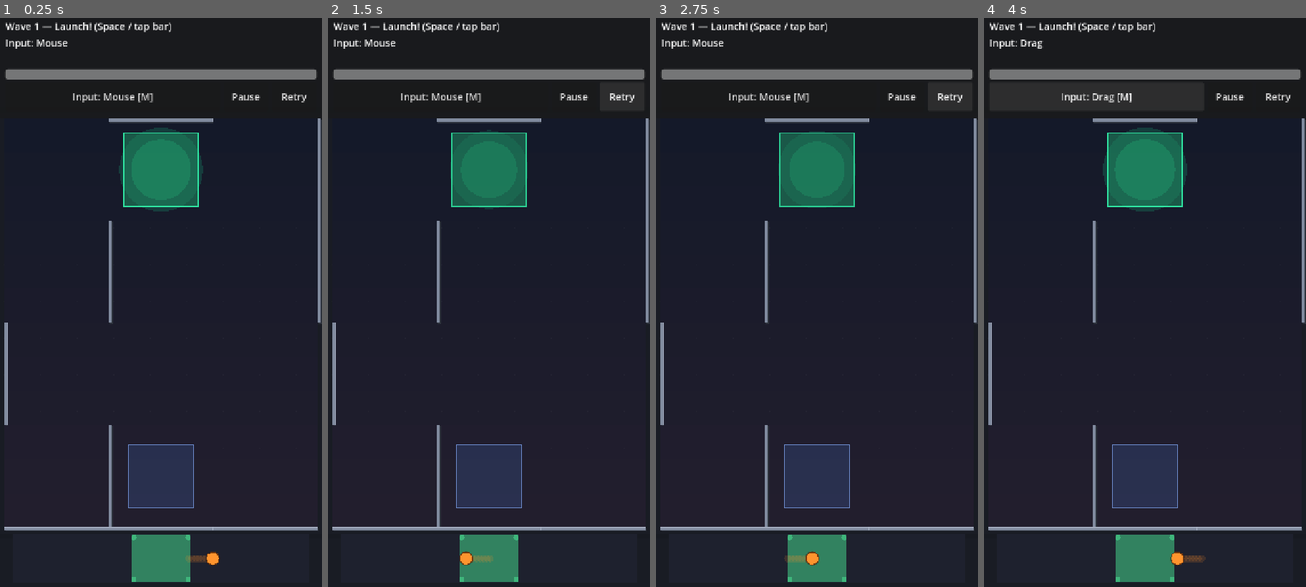
Above: before the commit, frames 1-4 (left to right).
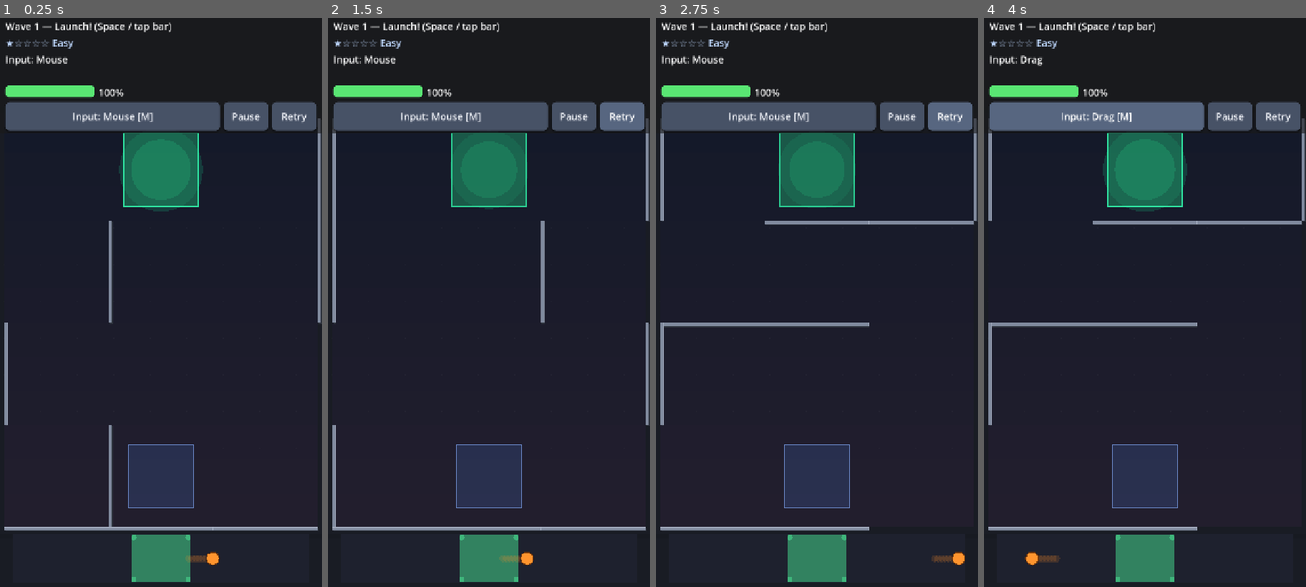
Above: after the commit, the same moments.

Repository: mhaiprojects/Spinning-Top-Maze
Game: Godot game, scene res://scenes/main.tscn
Two runs of this game, one before a commit and one after it. Both use one fixed random seed, a clock stepped at 60 frames per second and the inputs below.
Inputs:
- Up to frame 1 (0.25 s): no input
- Up to frame 2 (1.5 s): click "Retry" at 0.5 s; click "Retry" at 1.25 s
- Up to frame 3 (2.75 s): click "Retry" at 2 s
- Up to frame 4 (4 s): click "Input: Mouse [M]" at 2.75 s; click "Input: Keyboard [M]" at 3.5 s

The runs differ from the first frame. In frame 1, 7.8% of the frame differs, in the area x 1-100%, y 3-21%; in frame 2, 9.9%, in the area x 1-100%, y 3-97%; in frame 3, 9.9%; in frame 4, 9.9%.

Commit message:
2026-11-18 22:29 AEDT: fix next-wave overlay actions and HUD
Save overlay mode before hiding the panel so Next Wave and Retry actually call
main.advance_wave and request_retry_same_wave. Add difficulty stars, styled
HUD/overlay chrome, power bar lerp, and confetti on wave clear.

Co-authored-by: Cursor <cursoragent@cursor.com>

Diff:
--- a/scripts/game_ui.gd
+++ b/scripts/game_ui.gd
@@ -3,13 +3,16 @@
 
 const BTN_H := 64.0
 const FONT_SZ := 22
+const VT := preload("res://scripts/visual_theme.gd")
 
 var _vp_size := Vector2(720, 1280)
 var _play_rect := Rect2()
 var _hud_band: PanelContainer
 var _hud_height := 228.0
 var _power_bar: ProgressBar
+var _lbl_power: Label
 var _lbl_wave: Label
+var _lbl_diff: Label
 var _lbl_tilt: Label
 var _lbl_msg: Label
 var _btn_cal: Button
@@ -17,9 +20,13 @@
 var _btn_pause: Button
 var _btn_retry: Button
 var _overlay: Control
+var _overlay_card: PanelContainer
 var _overlay_lbl: Label
 var _overlay_btn: Button
 var _overlay_mode := ""
+var _power_display := 100.0
+var _overlay_action_armed := true
+var _confetti: CPUParticles2D
 
 
 func _ready() -> void:
@@ -48,6 +55,12 @@
 	return _overlay.visible
 
 
+func overlay_button_rect() -> Rect2:
+	if _overlay_btn == null:
+		return Rect2()
+	return _overlay_btn.get_global_rect()
+
+
 func hud_screen_rect() -> Rect2:
 	if _hud_band == null:
 		return Rect2()
@@ -56,8 +69,22 @@
 
 func consumes_steering_at(screen_pos: Vector2) -> bool:
 	if _overlay.visible:
-		return true
+		return _overlay_btn.get_global_rect().has_point(screen_pos) or _overlay_card.get_global_rect().has_point(screen_pos)
 	return hud_screen_rect().has_point(screen_pos)
+
+
+func handle_overlay_input(event: InputEvent) -> bool:
+	if not _overlay.visible:
+		return false
+	if event is InputEventKey and event.pressed and not event.echo:
+		if event.keycode == KEY_SPACE or event.keycode == KEY_ENTER or event.keycode == KEY_KP_ENTER:
+			_activate_overlay_action()
+			get_viewport().set_input_as_handled()
+			return true
+	if event is InputEventMouseButton and event.pressed and event.button_index == MOUSE_BUTTON_LEFT:
+		if _overlay_btn.get_global_rect().has_point(event.position):
+			return false
+	return false
 
 
 func _build_hud() -> void:
@@ -78,17 +105,39 @@
 	margin.add_child(v)
 	_lbl_wave = _label("Wave 1")
 	v.add_child(_lbl_wave)
+	_lbl_diff = _label("★☆☆☆☆ Easy")
+	_lbl_diff.add_theme_color_override("font_color", Color(0.75, 0.85, 1.0))
+	v.add_child(_lbl_diff)
 	_lbl_tilt = _label("Input: Mouse")
 	v.add_child(_lbl_tilt)
 	_lbl_msg = _label("")
 	_lbl_msg.add_theme_color_override("font_color", Color(1.0, 0.75, 0.35))
 	v.add_child(_lbl_msg)
+	var prow := HBoxContainer.new()
+	prow.add_theme_constant_override("separation", 8)
+	v.add_child(prow)
 	_power_bar = ProgressBar.new()
 	_power_bar.min_value = 0
 	_power_bar.max_value = 100
-	_power_bar.custom_minimum_size = Vector2(240, 24)
+	_power_bar.custom_minimum_size = Vector2(200, 26)
 	_power_bar.show_percentage = false
-	v.add_child(_power_bar)
+	var fill := StyleBoxFlat.new()
+	fill.bg_color = Color(0.35, 0.9, 0.45)
+	fill.corner_radius_top_left = 8
+	fill.corner_radius_top_right = 8
+	fill.corner_radius_bottom_left = 8
+	fill.corner_radius_bottom_right = 8
+	_power_bar.add_theme_stylebox_override("fill", fill)
+	var bg := StyleBoxFlat.new()
+	bg.bg_color = Color(0.15, 0.16, 0.2)
+	bg.corner_radius_top_left = 8
+	bg.corner_radius_top_right = 8
+	bg.corner_radius_bottom_left = 8
+	bg.corner_radius_bottom_right = 8
+	_power_bar.add_theme_stylebox_override("background", bg)
+	prow.add_child(_power_bar)
+	_lbl_power = _label("100%")
+	prow.add_child(_lbl_power)
 	var row := HBoxContainer.new()
 	row.add_theme_constant_override("separation", 8)
 	v.add_child(row)
@@ -107,23 +156,67 @@
 	_overlay = Control.new()
 	_overlay.set_anchors_and_offsets_preset(Control.PRESET_FULL_RECT)
 	_overlay.visible = false
-	_overlay.mouse_filter = Control.MOUSE_FILTER_STOP
+	_overlay.mouse_filter = Control.MOUSE_FILTER_IGNORE
 	add_child(_overlay)
 	var panel := ColorRect.new()
-	panel.color = Color(0, 0, 0, 0.65)
+	panel.color = Color(0, 0, 0, 0.62)
 	panel.set_anchors_and_offsets_preset(Control.PRESET_FULL_RECT)
+	panel.mouse_filter = Control.MOUSE_FILTER_IGNORE
 	_overlay.add_child(panel)
-	var center := CenterContainer.new()
-	center.set_anchors_and_offsets_preset(Control.PRESET_FULL_RECT)
-	_overlay.add_child(center)
+	_overlay_card = PanelContainer.new()
+	_overlay_card.set_anchors_preset(Control.PRESET_CENTER)
+	_overlay_card.offset_left = -180
+	_overlay_card.offset_right = 180
+	_overlay_card.offset_top = -120
+	_overlay_card.offset_bottom = 120
+	_overlay_card.mouse_filter = Control.MOUSE_FILTER_STOP
+	var card_box := StyleBoxFlat.new()
+	card_box.bg_color = Color(0.16, 0.18, 0.24, 0.95)
+	card_box.corner_radius_top_left = 16
+	card_box.corner_radius_top_right = 16
+	card_box.corner_radius_bottom_left = 16
+	card_box.corner_radius_bottom_right = 16
+	card_box.shadow_size = 8
+	_overlay_card.add_theme_stylebox_override("panel", card_box)
+	_overlay.add_child(_overlay_card)
 	var vb := VBoxContainer.new()
-	vb.add_theme_constant_override("separation", 16)
-	center.add_child(vb)
+	vb.add_theme_constant_override("separation", 18)
+	_overlay_card.add_child(vb)
+	var pad := MarginContainer.new()
+	pad.add_theme_constant_override("margin_left", 16)
+	pad.add_theme_constant_override("margin_right", 16)
+	pad.add_theme_constant_override("margin_top", 16)
+	pad.add_theme_constant_override("margin_bottom", 16)
+	vb.add_child(pad)
+	var inner := VBoxContainer.new()
+	inner.add_theme_constant_override("separation", 16)
+	pad.add_child(inner)
 	_overlay_lbl = _label("")
 	_overlay_lbl.horizontal_alignment = HORIZONTAL_ALIGNMENT_CENTER
-	vb.add_child(_overlay_lbl)
-	_overlay_btn = _btn("Continue", _on_overlay_btn)
-	vb.add_child(_overlay_btn)
+	_overlay_lbl.add_theme_font_size_override("font_size", 26)
+	inner.add_child(_overlay_lbl)
+	_overlay_btn = Button.new()
+	_overlay_btn.custom_minimum_size = Vector2(280, 72)
+	_overlay_btn.add_theme_font_size_override("font_size", 24)
+	_overlay_btn.add_theme_stylebox_override("normal", VT.overlay_button_style())
+	_overlay_btn.add_theme_stylebox_override("hover", VT.overlay_button_style())
+	_overlay_btn.add_theme_stylebox_override("pressed", VT.overlay_button_style())
+	_overlay_btn.pressed.connect(_activate_overlay_action)
+	inner.add_child(_overlay_btn)
+	_confetti = CPUParticles2D.new()
+	_confetti.emitting = false
+	_confetti.one_shot = true
+	_confetti.amount = 28
+	_confetti.lifetime = 1.1
+	_confetti.explosiveness = 0.85
+	_confetti.direction = Vector2(0, -1)
+	_confetti.spread = 55.0
+	_confetti.gravity = Vector2(0, 180)
+	_confetti.initial_velocity_min = 90.0
+	_confetti.initial_velocity_max = 220.0
+	_confetti.color = Color(1, 0.9, 0.4)
+	_confetti.position = Vector2(0, 40)
+	_overlay_card.add_child(_confetti)
 
 
 func _label(text: String) -> Label:
@@ -138,55 +231,97 @@
 	b.text = text
 	b.custom_minimum_size = Vector2(100, BTN_H)
 	b.add_theme_font_size_override("font_size", FONT_SZ)
+	VT.apply_button_theme(b)
 	b.pressed.connect(cb)
 	return b
 
 
-func _process(_delta: float) -> void:
+func _process(delta: float) -> void:
 	var tin: Node = get_node_or_null("/root/TiltInput")
 	if tin and tin.has_method("status_text"):
 		_lbl_tilt.text = tin.call("status_text")
 	for c in get_parent().get_children():
 		if c is SpinningTop:
-			_power_bar.value = (c as SpinningTop).spin_power
+			var v: float = (c as SpinningTop).spin_power
+			_power_display = lerpf(_power_display, v, clampf(delta * 8.0, 0.0, 1.0))
+			_power_bar.value = _power_display
+			_lbl_power.text = "%d%%" % int(round(_power_display))
+			var ratio: float = _power_display / 100.0
+			var fill := _power_bar.get_theme_stylebox("fill") as StyleBoxFlat
+			if fill:
+				fill.bg_color = VT.power_colour(ratio)
 			break
 
 
 func _unhandled_input(event: InputEvent) -> void:
+	if handle_overlay_input(event):
+		return
 	if event is InputEventKey and event.pressed and not event.echo:
 		if event.keycode == KEY_M or event.keycode == KEY_TAB:
 			_cycle_mode()
 			get_viewport().set_input_as_handled()
 
 
+func _wave_header(w: int) -> void:
+	var p: Dictionary = Difficulty.params_for_wave(w)
+	var stars := ""
+	for i in 5:
+		stars += "★" if i < int(p.stars) else "☆"
+	_lbl_diff.text = "%s %s" % [stars, p.difficulty_label]
+
+
 func on_phase_launch(w: int) -> void:
 	_lbl_wave.text = "Wave %d — Launch! (Space / tap bar)" % w
+	_wave_header(w)
 	_hide_overlay()
 
 
 func on_phase_run(w: int) -> void:
 	_lbl_wave.text = "Wave %d — Go!" % w
+	_wave_header(w)
 	_hide_overlay()
 
 
 func on_fell_over() -> void:
-	_show_overlay("Fell over — Retry", "retry")
+	_show_overlay("Fell over", "retry", "Retry")
 
 
 func on_wave_cleared(w: int) -> void:
-	_show_overlay("Wave %d cleared!" % w, "next")
-
-
-func _show_overlay(msg: String, mode: String) -> void:
+	_show_overlay("Wave %d cleared!" % w, "next", "Next Wave")
+
+
+func _show_overlay(msg: String, mode: String, btn: String) -> void:
 	_overlay_mode = mode
 	_overlay_lbl.text = msg
-	_overlay_btn.text = "Retry" if mode == "retry" else "Next wave"
+	_overlay_btn.text = btn
 	_overlay.visible = true
+	_overlay_action_armed = true
+	_overlay_card.scale = Vector2(0.85, 0.85)
+	_overlay_card.modulate = Color(1, 1, 1, 0.0)
+	var tw := create_tween()
+	tw.set_pause_mode(Tween.TWEEN_PAUSE_PROCESS)
+	tw.tween_property(_overlay_card, "scale", Vector2.ONE, 0.22).set_trans(Tween.TRANS_BACK)
+	tw.parallel().tween_property(_overlay_card, "modulate", Color.WHITE, 0.18)
+	if mode == "next" and _confetti:
+		_confetti.emitting = true
 
 
 func _hide_overlay() -> void:
 	_overlay.visible = false
 	_overlay_mode = ""
+
+
+func _activate_overlay_action() -> void:
+	if not _overlay.visible or not _overlay_action_armed:
+		return
+	_overlay_action_armed = false
+	var mode := _overlay_mode
+	var main = get_parent()
+	_hide_overlay()
+	if mode == "retry" and main.has_method("request_retry_same_wave"):
+		main.request_retry_same_wave()
+	elif mode == "next" and main.has_method("advance_wave"):
+		main.advance_wave()
 
 
 func _on_cycle_mode() -> void:
@@ -237,21 +372,5 @@
 
 func _on_retry() -> void:
 	var main = get_parent()
-	if main.has_method("request_retry_same_wave"):
-		main.request_retry_same_wave()
-
-
-func _on_overlay_btn() -> void:
-	var main = get_parent()
-	_hide_overlay()
-	if _overlay_mode == "retry":
-		if main.has_method("request_retry_same_wave"):
-			main.request_retry_same_wave()
-	elif _overlay_mode == "next":
-		if main.has_method("advance_wave"):
-			main.advance_wave()
-
-
-func forward_input(event: InputEvent) -> void:
-	if _overlay.visible:
-		return
+	if main.has_method("force_retry_wave"):
+		main.call("force_retry_wave")
